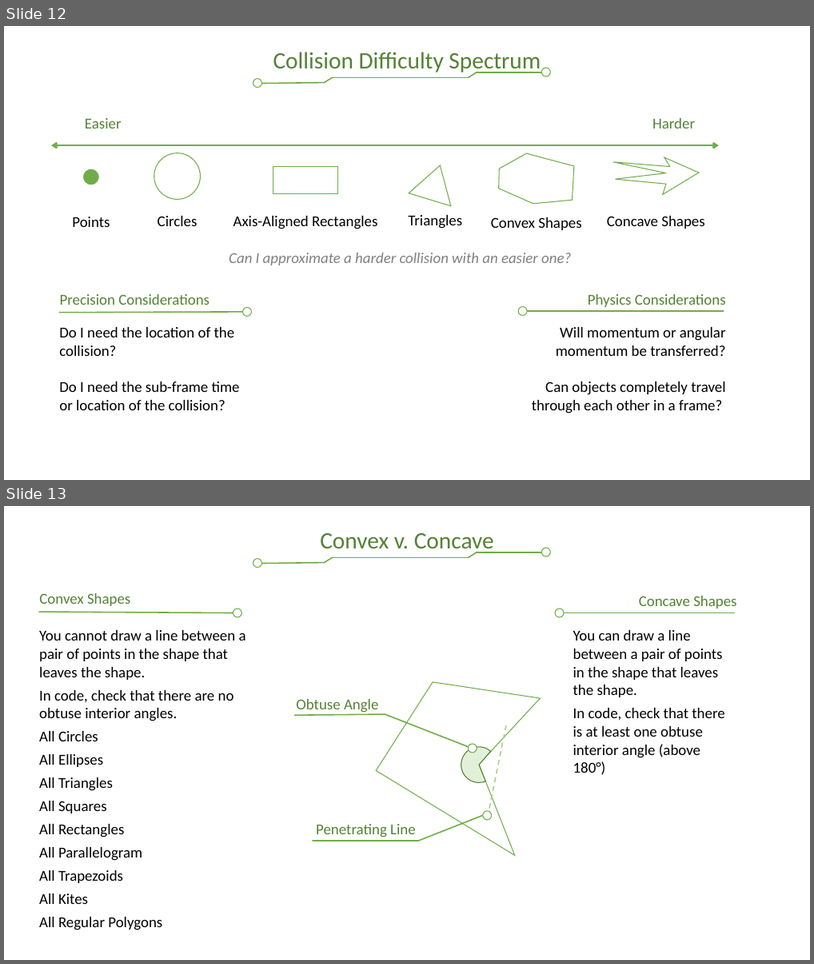
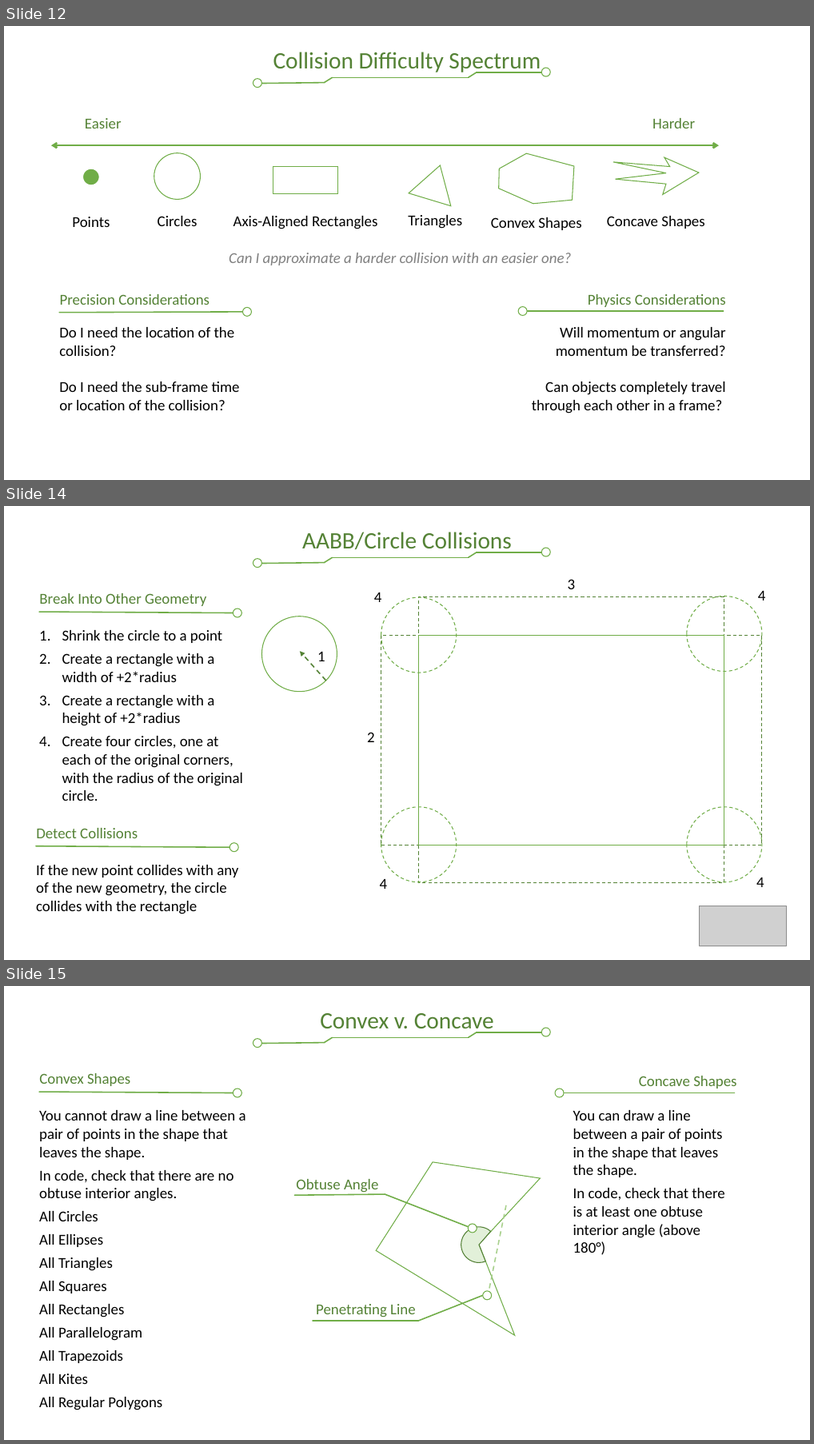
Before and after one commit to CS2510/Spring2021, a slide deck: Course Notes/GamPartsAndTerms.pptx. Shown one above the other, each under a label of ours: slides 12 and 13 before the commit, slides 12, 14 and 15 after it; the slides between them are not shown. The pictures are 814x964 and 814x1444 pixels, drawn with LibreOffice and Linux fonts; fonts in the diff are those of the drawing; grey boxes stand for pictures. Boxes give left, top, right and bottom in pixels: in the first picture for what was removed or moved away, otherwise in the second. Text is boxed around its words. In the diff, an @@ line names an element or a change of style, - is before the commit and + after.

Commit message:
Add rectangle collisions

```diff
--- a/Course Notes/GamPartsAndTerms.pptx
+++ b/Course Notes/GamPartsAndTerms.pptx
@@ slide 14 added at (4, 506, 810, 960), background #FFFFFF @@
@@ text added at (302, 532, 512, 555), 28 pt, text #548235 @@
+AABB/Circle Collisions
@@ group added at (254, 548, 551, 568): 5 lines, 2 ellipses @@
@@ text added at (39, 593, 206, 606), 18 pt, text #548235 @@
+Break Into Other Geometry
@@ text added at (374, 592, 382, 602), 18 pt, text #000000 @@
+4
@@ ellipse added at (382, 597, 457, 672), outline #70AD47 1 pt dashed @@
@@ rectangle added at (419, 596, 725, 883), outline #548235 1 pt dashed @@
@@ text added at (568, 579, 576, 589), 18 pt, text #000000 @@
+3
@@ ellipse added at (687, 596, 762, 671), outline #70AD47 1 pt dashed @@
@@ text added at (758, 591, 766, 600), 18 pt, text #000000 @@
+4
@@ line added from (39, 612) to (236, 613), #70AD47 1.5 pt @@
@@ ellipse added at (234, 608, 242, 617), fill #FFFFFF, outline #70AD47 1 pt @@
@@ ellipse added at (262, 616, 338, 691), outline #70AD47 1 pt @@
@@ text added at (62, 630, 243, 800), 18 pt, text #000000 @@
+1. Shrink the circle to a point
+2. Create a rectangle with a width of +2*radius
+3. Create a rectangle with a height of +2*radius
+4. Create four circles, one at each of the original corners, with the radius of the original circle.
@@ rectangle added at (382, 635, 762, 844), outline #548235 1 pt dashed @@
@@ rectangle added at (419, 635, 725, 844), outline #70AD47 1 pt @@
@@ arrow added from (326, 680) to (300, 651), #548235 1.5 pt dashed @@
@@ text added at (318, 652, 326, 661), 18 pt, text #000000 @@
+1
@@ text added at (367, 732, 375, 742), 18 pt, text #000000 @@
+2
@@ ellipse added at (382, 807, 457, 882), outline #70AD47 1 pt dashed @@
@@ ellipse added at (687, 807, 762, 882), outline #70AD47 1 pt dashed @@
@@ text added at (36, 828, 138, 838), 18 pt, text #548235 @@
+Detect Collisions
@@ line added from (36, 846) to (234, 847), #70AD47 1.5 pt @@
@@ text added at (36, 864, 238, 914), 18 pt, text #000000 @@
+If the new point collides with any of the new geometry, the circle collides with the rectangle
@@ ellipse added at (230, 842, 238, 852), fill #FFFFFF, outline #70AD47 1 pt @@
@@ text added at (380, 879, 388, 888), 18 pt, text #000000 @@
+4
@@ text added at (757, 877, 765, 887), 18 pt, text #000000 @@
+4
@@ picture added at (700, 906, 787, 946) @@
@@ what was slide 13 is now slide 15 @@
```
Also in this commit, not shown: 1 slide changed.
